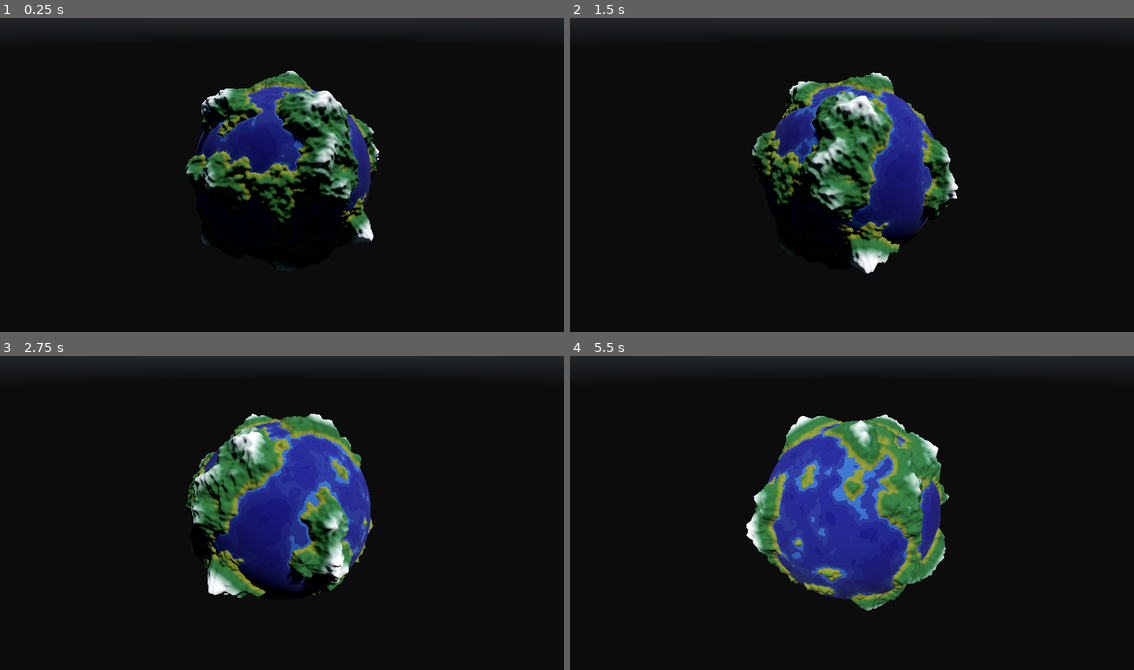
Above: before the commit, frames 1-4 (two rows, left to right).
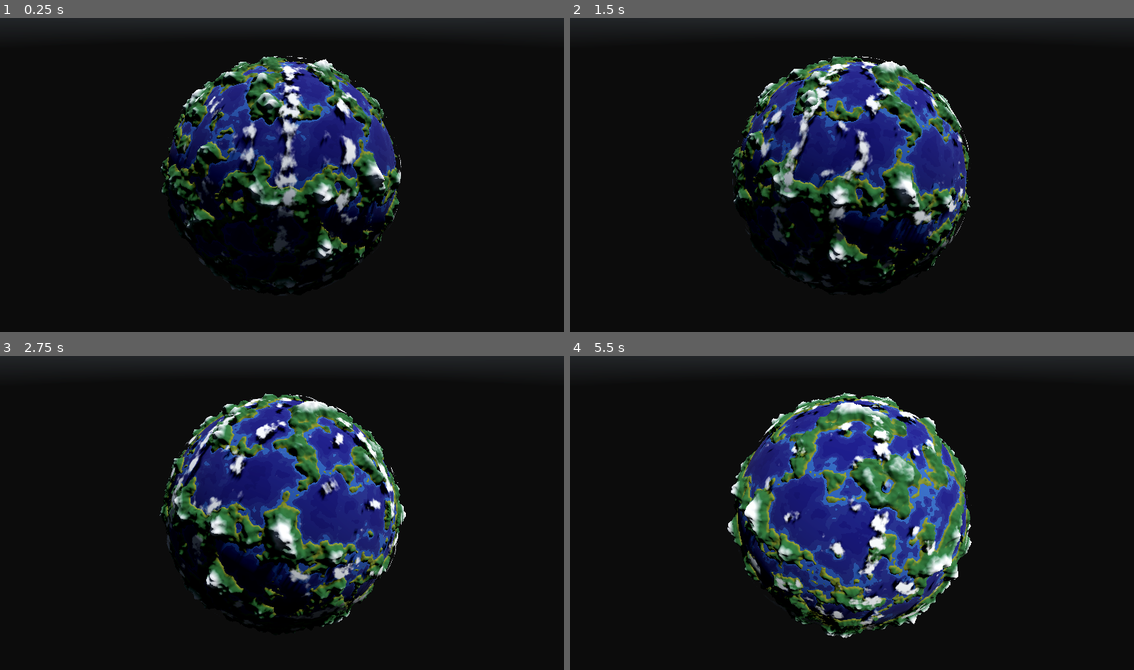
Above: after the commit, the same moments.

Repository: KairosGames/ProceduralGenM1
Game: Godot game, scene res://Scenes/game.tscn
Two runs of this game, one before a commit and one after it. Both use one fixed random seed, a clock stepped at 60 frames per second and the inputs below. A sky picture missing from this copy of the repository is replaced by a grey-blue gradient.
Inputs:
- Up to frame 1 (0.25 s): no input
- Up to frame 2 (1.5 s): no input
- Up to frame 3 (2.75 s): no input
- Up to frame 4 (5.5 s): no input

The runs differ from the first frame. In frame 1, 15% of the frame differs, in the area x 28-72%, y 12-87%; in frame 2, 17%; in frame 3, 18%; in frame 4, 20%, in the area x 27-72%, y 11-90%.

Commit message:
add-clouds

Diff:
--- a/Assets/ground_color.tres
+++ /dev/null
@@ -1,6 +0,0 @@
-[gd_resource type="GradientTexture1D" format=3 uid="uid://c7p2nkjytfi28"]
-
-[sub_resource type="Gradient" id="Gradient_ogbcy"]
-
-[resource]
-gradient = SubResource("Gradient_ogbcy")
--- a/Scenes/game.tscn
+++ b/Scenes/game.tscn
@@ -6,8 +6,9 @@
 [ext_resource type="Shader" uid="uid://dqtv12vng68ma" path="res://Shaders/ground_shader.gdshader" id="3_3dryh"]
 [ext_resource type="Script" uid="uid://dx1rd5ewnse2p" path="res://Scripts/planet_relief.gd" id="3_wrm1d"]
 [ext_resource type="Script" uid="uid://bo42xobfkrxie" path="res://Scripts/ground_colorizor.gd" id="4_3dryh"]
+[ext_resource type="Shader" uid="uid://c1mo8tu8dnxa5" path="res://Shaders/clouds_shader.gdshader" id="4_h4fw4"]
 [ext_resource type="Script" uid="uid://dqc5goo3hq08k" path="res://Scripts/water_colorizer.gd" id="6_i6g32"]
-[ext_resource type="Shader" uid="uid://dha6h6hovellj" path="res://Assets/water_color.gdshader" id="7_1l0tm"]
+[ext_resource type="Shader" uid="uid://dha6h6hovellj" path="res://Shaders/water_color.gdshader" id="7_1l0tm"]
 
 [sub_resource type="PanoramaSkyMaterial" id="PanoramaSkyMaterial_h4fw4"]
 panorama = ExtResource("1_v158k")
@@ -24,10 +25,18 @@
 
 [sub_resource type="BoxMesh" id="BoxMesh_qxrlw"]
 
+[sub_resource type="FastNoiseLite" id="FastNoiseLite_h4fw4"]
+noise_type = 3
+frequency = 0.027
+
+[sub_resource type="NoiseTexture2D" id="NoiseTexture2D_ldgsr"]
+noise = SubResource("FastNoiseLite_h4fw4")
+seamless = true
+
 [sub_resource type="FastNoiseLite" id="FastNoiseLite_3dryh"]
 noise_type = 3
 seed = 7
-frequency = 0.04
+frequency = 0.02
 
 [sub_resource type="Gradient" id="Gradient_wowpa"]
 offsets = PackedFloat32Array(0.5297927, 0.55051816, 0.6101036, 0.6904145)
@@ -60,7 +69,7 @@
 script = ExtResource("2_qxrlw")
 
 [node name="Camera3D" type="Camera3D" parent="Rotator" unique_id=1558430756]
-transform = Transform3D(1, 0, 0, 0, 0.81297886, 0.5822933, 0, -0.5822933, 0.81297886, 0, 14.751026, 20.708143)
+transform = Transform3D(1, 0, 0, 0, 0.81297886, 0.5822933, 0, -0.5822933, 0.81297886, 0, 60.98595, 83.67161)
 
 [node name="GeneratedPlanet" type="Node3D" parent="." unique_id=1345431162]
 
@@ -69,6 +78,8 @@
 planetRelief = NodePath("ReliefGenerator")
 groundColorizor = NodePath("GroundColorizor")
 waterColorizer = NodePath("WaterColorizer")
+clouds_shader = ExtResource("4_h4fw4")
+clouds_noise = SubResource("NoiseTexture2D_ldgsr")
 
 [node name="ReliefGenerator" type="Node3D" parent="GeneratedPlanet/ProcessSphere" unique_id=772795158]
 script = ExtResource("3_wrm1d")
--- a/Scripts/icosphere_generator.gd
+++ b/Scripts/icosphere_generator.gd
@@ -1,13 +1,17 @@
 class_name IcosphereGenerator extends Node3D
 
 @export_category("Settings")
-@export var radius: float = 10.0
+@export var radius: float = 50.0
 @export_range(0, 8) var subdivisions: int = 7
+@export var water_level: float = radius + 0.25
+@export var clouds_level:float = radius + 2.0
 
 @export_category("References")
 @export var planetRelief: PlanetRelief
 @export var groundColorizor: GroundColorizor
 @export var waterColorizer: WaterColorizer
+@export var clouds_shader: Shader
+@export var clouds_noise: NoiseTexture2D
 
 func _ready() -> void:
 	var mi_ground := MeshInstance3D.new()
@@ -16,6 +20,7 @@
 	planetRelief.generateIcosphereRelief(global_position, mi_ground)
 	groundColorizor.colorize(mi_ground, radius, planetRelief.amplitude)
 	build_water(mi_ground)
+	build_clouds()
 
 func build_icosphere(r: float, subdiv: int) -> ArrayMesh:
 	subdiv = max(subdiv, 0)
@@ -104,8 +109,19 @@
 
 func build_water(mi_ground: MeshInstance3D):
 	var mi_sea := MeshInstance3D.new()
-	mi_sea.mesh = build_icosphere(radius, subdivisions)
-	mi_sea.scale = Vector3.ONE * ((radius + 0.05) / radius)
+	mi_sea.mesh = build_icosphere(water_level, subdivisions)
+	add_child(mi_sea)
 	waterColorizer.max_depth = planetRelief.amplitude
 	waterColorizer.setup_water(mi_ground, mi_sea, radius)
-	add_child(mi_sea)
+
+func build_clouds():
+	var mi_clouds := MeshInstance3D.new()
+	mi_clouds.mesh = build_icosphere(clouds_level, subdivisions)
+	add_child(mi_clouds)
+	var mat := ShaderMaterial.new()
+	mat.render_priority = 1
+	mat.shader = clouds_shader
+	mat.set_shader_parameter("noise_tex", clouds_noise)
+	mat.set_shader_parameter("center_world", mi_clouds.global_position)
+	mat.set_shader_parameter("planet_radius", clouds_level)
+	mi_clouds.material_override = mat
--- a/Scripts/planet_relief.gd
+++ b/Scripts/planet_relief.gd
@@ -1,7 +1,7 @@
 class_name PlanetRelief extends Node3D
 
 @export var noise: FastNoiseLite
-@export var amplitude: float = 4.0
+@export var amplitude: float = 8.0
 @export var frequency: float = 5.0
 @export var use_world_space: bool = true
 
--- a/Scripts/rotator.gd
+++ b/Scripts/rotator.gd
@@ -1,6 +1,6 @@
 class_name Rotator extends Node3D
 
-@export var a_speed: float = 0.5
+@export var a_speed: float = 0.25
 
 func _process(delta: float) -> void:
 	rotate(Vector3.UP, a_speed * delta)
--- a/Scripts/water_colorizer.gd
+++ b/Scripts/water_colorizer.gd
@@ -8,6 +8,7 @@
 	write_depth_vertex_colors(ground_mi, sea_mi, sea_level, max_depth)
 
 	var mat := ShaderMaterial.new()
+	mat.render_priority = 0
 	mat.shader = water_shader
 	mat.set_shader_parameter("depth_gradient", depth_gradient)
 	sea_mi.material_override = mat
--- /dev/null
+++ b/Shaders/clouds_shader.gdshader
@@ -0,0 +1,53 @@
+shader_type spatial;
+render_mode blend_mix, depth_prepass_alpha, cull_back;
+
+uniform sampler2D noise_tex : source_color, repeat_enable, filter_linear;
+uniform float noise_scale_1 = 0.5;
+uniform float noise_scale_2 = 1.5;
+uniform float speed = 0.02;
+uniform float coverage = 0.6;
+uniform float softness = 0.12;
+uniform float blend_sharpness = 8.0;
+uniform vec3 center_world = vec3(0.0);
+uniform float planet_radius = 50.0;
+uniform float cloud_rot_speed = -0.05;
+varying vec3 world_pos;
+
+void vertex() {
+	world_pos = (MODEL_MATRIX * vec4(VERTEX, 1.0)).xyz;
+}
+
+float sample_triplanar(vec3 p, vec3 nrm, float scale, vec2 flow) {
+	vec3 w = pow(abs(nrm), vec3(blend_sharpness));
+	w /= (w.x + w.y + w.z + 1e-6);
+	float x = texture(noise_tex, p.yz * scale + flow).r;
+	float y = texture(noise_tex, p.xz * scale + flow).r;
+	float z = texture(noise_tex, p.xy * scale + flow).r;
+	return x * w.x + y * w.y + z * w.z;
+}
+
+mat3 rot_y(float a) {
+	float s = sin(a);
+	float c = cos(a);
+	return mat3(
+		vec3( c, 0.0,  s),
+		vec3(0.0, 1.0, 0.0),
+		vec3(-s, 0.0,  c));
+}
+
+void fragment() {
+	vec3 nrm = normalize(world_pos - center_world);
+	float ang = TIME * cloud_rot_speed;
+	mat3 R = rot_y(ang);
+	vec2 flow1 = vec2(TIME * speed, TIME * speed * 0.6);
+	vec2 flow2 = -flow1 * 1.3;
+	vec3 p = (world_pos - center_world) / max(planet_radius, 0.0001);
+	p = R * p;
+	nrm = normalize(R * nrm);
+	float n1 = sample_triplanar(p, nrm, noise_scale_1, flow1);
+	float n2 = sample_triplanar(p, nrm, noise_scale_2, flow2);
+	float n = 0.8 * n1 + 0.2 * n2;
+	float a = smoothstep(coverage, coverage + softness, n);
+	ALBEDO = vec3(1.0);
+	ALPHA = a;
+}
Not shown, added: Shaders/clouds_shader.gdshader.uid
Renamed: Assets/water_color.gdshader -> Shaders/water_color.gdshader
Renamed: Assets/water_color.gdshader.uid -> Shaders/water_color.gdshader.uid
